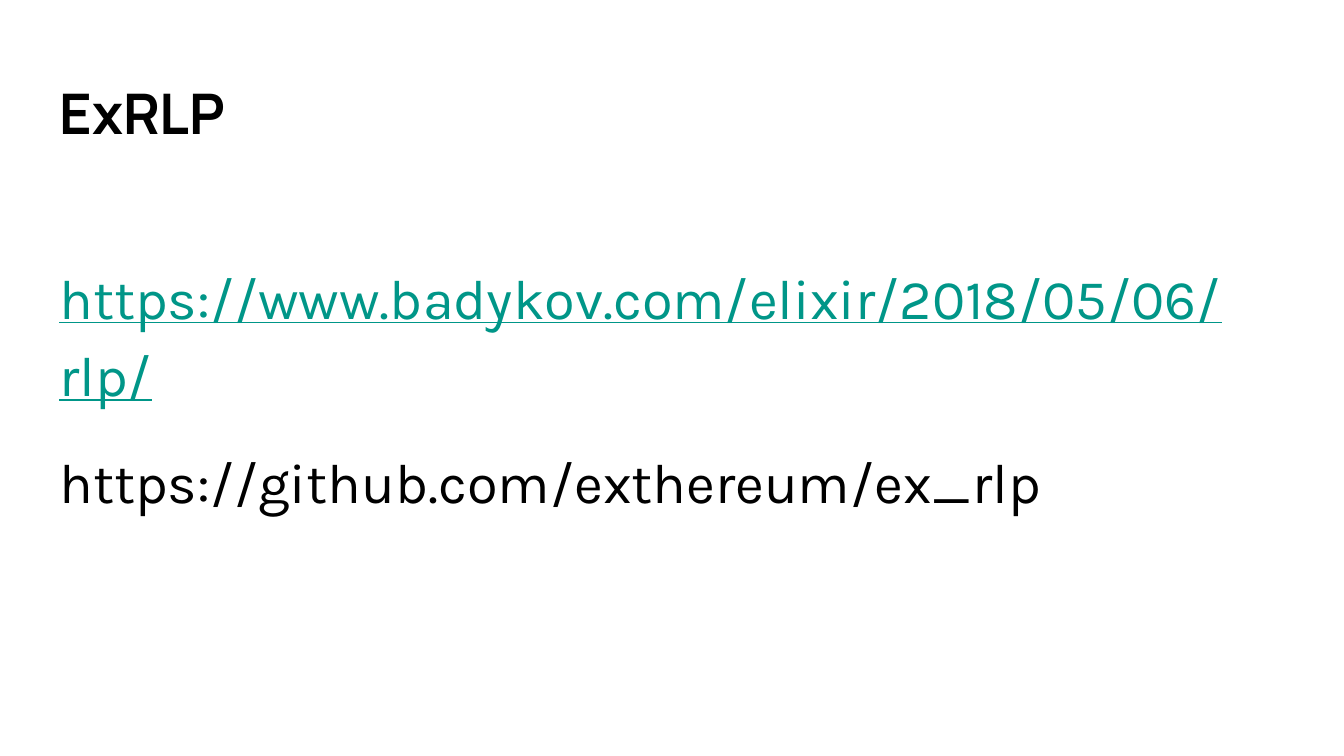
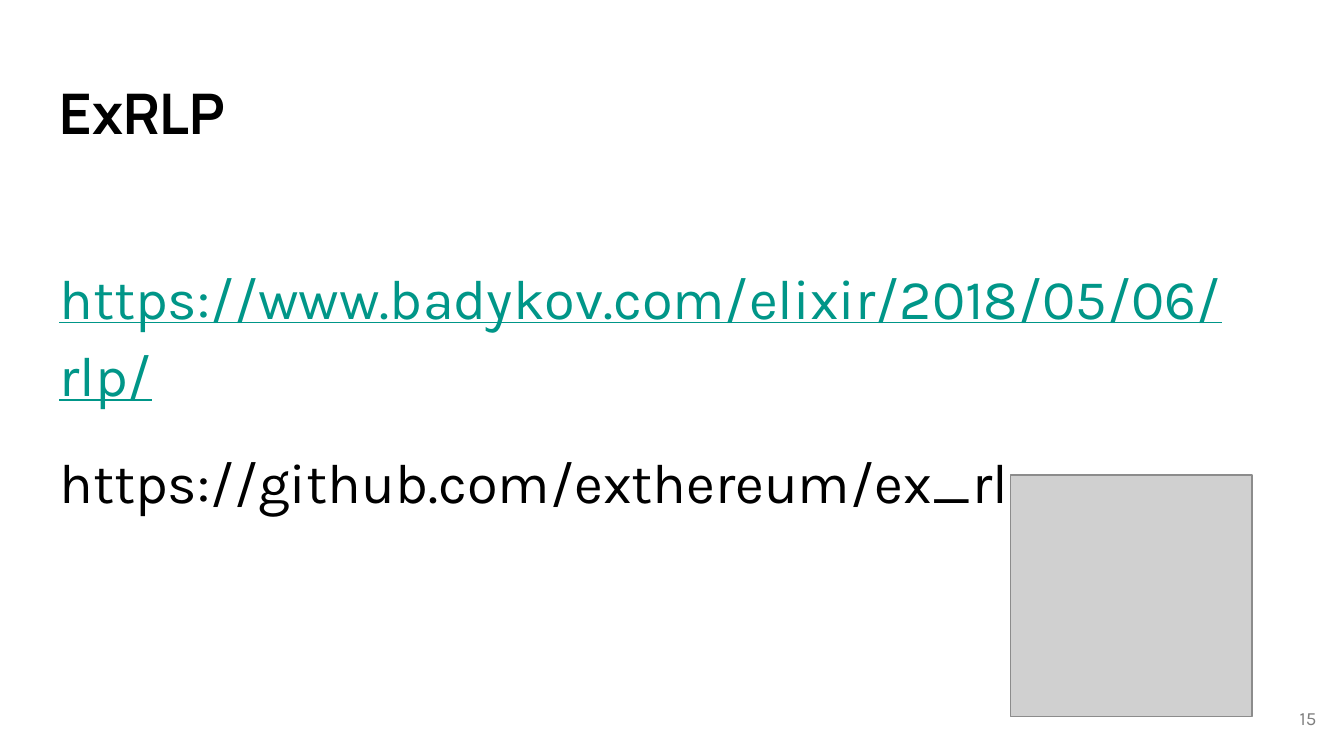
Before and after one commit to ayrat555/talks, a slide deck: slide 15 of mana/Mana.pptx. Drawn at 1344x756 pixels with LibreOffice and Linux fonts; fonts in the diff are those of the drawing; grey boxes stand for pictures. Boxes give left, top, right and bottom in pixels: in the first picture for what was removed or moved away, otherwise in the second. Text is boxed around its words. In the diff, an @@ line names an element or a change of style, - is before the commit and + after.

```diff
--- a/mana/Mana.pptx
+++ b/mana/Mana.pptx
@@ picture added at bbox=[1011, 476, 1253, 718] @@
@@ page number added at bbox=[1300, 713, 1317, 725], 10 pt, text #7F7F7F @@
+15
```
Also in this commit, not shown: 45 other slides changed, 1 slide added, 2 other files.
